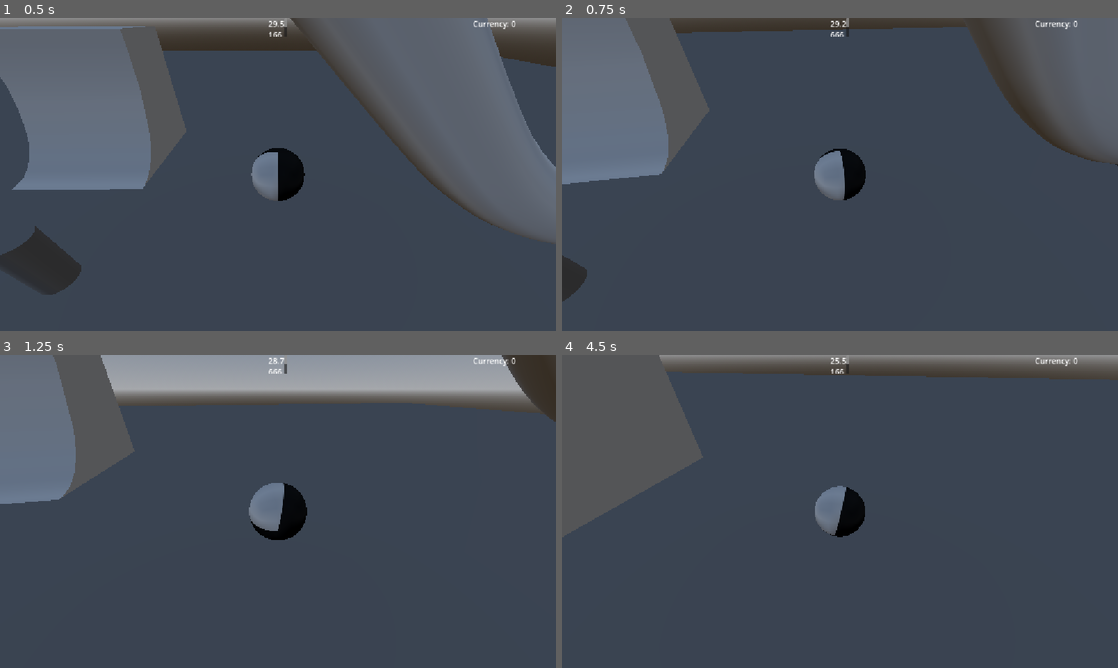
Above: before the commit, frames 1-4 (two rows, left to right).
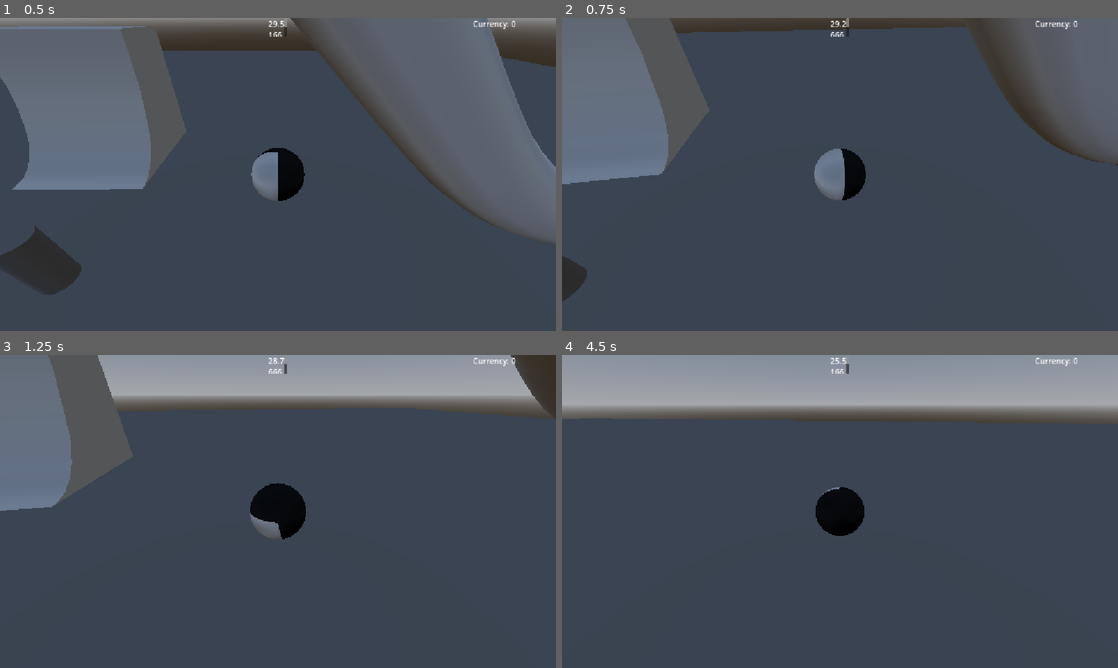
Above: after the commit, the same moments.

Repository: ThomasBestvina/SqueakAndDestroy
Game: Godot game, scene res://scenes/world.tscn
Two runs of this game, one before a commit and one after it. Both use one fixed random seed, a clock stepped at 60 frames per second and the inputs below.
Inputs (mouse positions are in pixels of both pictures, inside the frame that each line leads up to):
- Up to frame 1 (0.5 s): no input
- Up to frame 2 (0.75 s): move the mouse to (867, 174) at 0.52 s; hold W (forward) from 0.53 s (still down); tap Space (jump) at 0.6 s
- Up to frame 3 (1.25 s): keep holding W (forward); tap Space (jump) at 0.77, 1.07 s
- Up to frame 4 (4.5 s): keep holding W (forward); move the mouse to (812, 511) at 1.27 s; tap Space (jump) at 1.35, 1.52, 1.82, 2.1, 2.85, 3.02, 3.32, 3.6, 3.77, 4.07, 4.35 s; move the mouse to (851, 505) at 2.02 s; move the mouse to (834, 517) at 2.77 s; move the mouse to (878, 514) at 3.52 s; move the mouse to (795, 508) at 4.27 s

Frame 1 is identical in both runs. In frame 2, less than 0.1% of the frame differs, in the area x 46-51%, y 41-59%; in frame 3, 4.9%; in frame 4, 26%, in the area x 0-100%, y 0-59%.

Commit message:
most shop things do things now

Diff:
--- a/objects/shop.tscn
+++ b/objects/shop.tscn
@@ -148,6 +148,7 @@
 
 [connection signal="pressed" from="VBoxContainer/GridContainer/Speed/SpeedUp" to="." method="_on_speed_up_pressed"]
 [connection signal="pressed" from="VBoxContainer/GridContainer/Time/TimeUp" to="." method="_on_time_up_pressed"]
+[connection signal="pressed" from="VBoxContainer/GridContainer/Jump/JumpUp" to="." method="_on_jump_up_pressed"]
 [connection signal="pressed" from="VBoxContainer/GridContainer/Weight/WeightUp" to="." method="_on_weight_up_pressed"]
 [connection signal="pressed" from="VBoxContainer/GridContainer/Multiplier/MultiplierUp" to="." method="_on_multiplier_up_pressed"]
 [connection signal="pressed" from="VBoxContainer/GridContainer/GrapplingHook/GrappleUp" to="." method="_on_grapple_up_pressed"]
--- a/scripts/global_state.gd
+++ b/scripts/global_state.gd
@@ -5,7 +5,7 @@
 	"timer": 30,
 	"speed": 1,
 	"jump": 0,
-	"weight": 0.1,
+	"weight": 0.0,
 	"multiplier": 1,
 	"hook": 0,
 	"boost": 0
--- a/scripts/hamsterballcontroller.gd
+++ b/scripts/hamsterballcontroller.gd
@@ -1,7 +1,5 @@
 extends RigidBody3D
 
-@export var speed: float = 1
-@export var jump: float = 5
 @export var cam_speed: float = 0.003
 @export var air_friction: float = 1.01
 @export var cam: Node3D
@@ -16,9 +14,9 @@
 
 func _ready() -> void:
 	StoatStash.register_input_tracking("jump")
+	mass = 0.3 + GlobalState.state["weight"]
 	$RayCast3D.top_level = true
 	$piv.top_level = true
-	#Input.set_mouse_mode(Input.MOUSE_MODE_CAPTURED)
 
 func _input(event: InputEvent) -> void:
 	if event is InputEventMouseMotion:
@@ -35,10 +33,10 @@
 
 	var input = Vector2(Input.get_axis("forward", "backward"), Input.get_axis("left", "right"))
 
-	apply_torque((right * input.x + forward * input.y) * speed)
+	apply_torque((right * input.x + forward * input.y) * GlobalState.state["speed"])
 
 	$RayCast3D.global_position = global_position - Vector3(0, 0.43, 0)
 	$piv.global_position = global_position + Vector3(0, 2.0, 0)
 
 	if $RayCast3D.is_colliding() && StoatStash.consume_buffered_input("jump", 0.07):
-		apply_impulse(Vector3.UP * jump)
+		apply_impulse(Vector3.UP * GlobalState.state["jump"])
--- a/scripts/shop.gd
+++ b/scripts/shop.gd
@@ -18,6 +18,9 @@
 	%Speed/RichTextLabel.text = str(cost_calculator(UpgradeType.SPEED))
 	%Time/RichTextLabel.text = str(cost_calculator(UpgradeType.TIME))
 	%Jump/RichTextLabel.text = str(cost_calculator(UpgradeType.JUMP))
+
+	%Jump/JumpUp.text = "Upgrade Jump" if GlobalState.state["jump"] > 0 else "Unlock Jump"
+
 	%Weight/RichTextLabel.text = str(cost_calculator(UpgradeType.WEIGHT))
 	%Multiplier/RichTextLabel.text = str(cost_calculator(UpgradeType.MULTIPLIER))
 	%GrapplingHook/RichTextLabel.text = str(cost_calculator(UpgradeType.GRAPPLE))
@@ -74,7 +77,7 @@
 		UpgradeType.MULTIPLIER:
 			return "multiplier"
 		UpgradeType.GRAPPLE:
-			return "grapple"
+			return "hook"
 		UpgradeType.BOOST:
 			return "boost"
 		_:
@@ -90,19 +93,23 @@
 
 
 func _on_weight_up_pressed() -> void:
-	buy(UpgradeType.WEIGHT, %Jump/RichTextLabel)
+	buy(UpgradeType.WEIGHT, %Weight/RichTextLabel)
 
 
 func _on_multiplier_up_pressed() -> void:
-	buy(UpgradeType.JUMP, %Weight/RichTextLabel)
+	buy(UpgradeType.MULTIPLIER, %Multiplier/RichTextLabel)
 
 
 func _on_grapple_up_pressed() -> void:
-	buy(UpgradeType.GRAPPLE, %Multiplier/RichTextLabel)
+	buy(UpgradeType.GRAPPLE, %GrapplingHook/RichTextLabel)
 
 
 func _on_rocket_up_pressed() -> void:
 	buy(UpgradeType.BOOST, %RocketBoost/RichTextLabel)
+
+
+func _on_jump_up_pressed() -> void:
+	buy(UpgradeType.JUMP, %Jump/RichTextLabel)
 
 func buy(thing: UpgradeType, textEdit: RichTextLabel):
 	var cost: int = cost_calculator(thing)
--- a/scripts/world.gd
+++ b/scripts/world.gd
@@ -10,7 +10,6 @@
 @export var transport_speed: float = 1.0
 func _ready() -> void:
 	GlobalState.load_game() # We want to do this every time the scene loads because it is assumed all progress gets saved as soon as there is a change, thus what is on the disk is correct
-	print(OS.get_data_dir())
 	$UI/Shop.hide()
 	$UI/Shop.init()
 	$UI/Gui.show()
@@ -22,7 +21,7 @@
 
 
 func add_points(points: int):
-	GlobalState.state["currency"] += points
+	GlobalState.state["currency"] += points * GlobalState.state["multiplier"]
 
 
 func _physics_process(delta: float) -> void:
